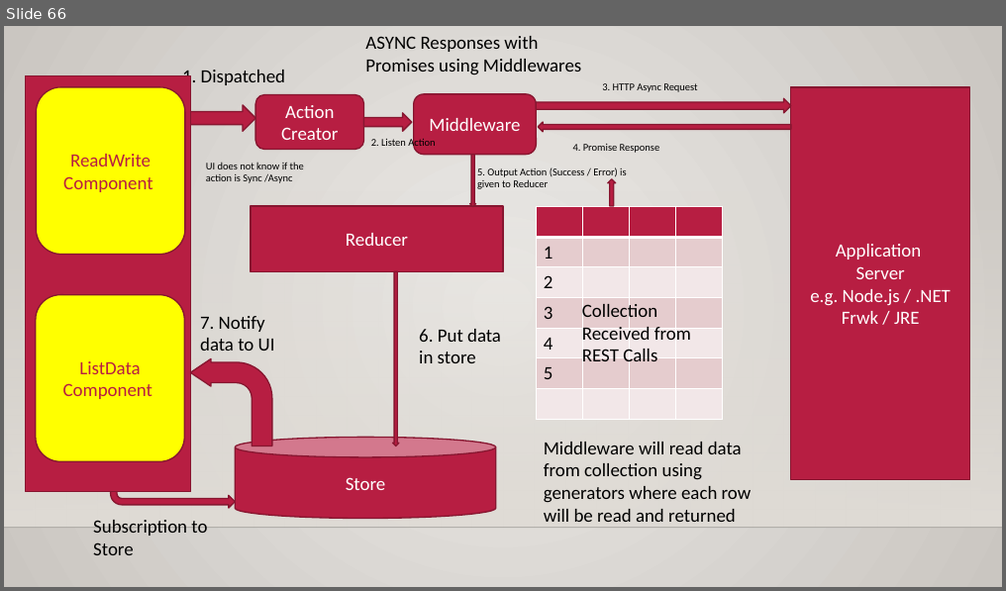
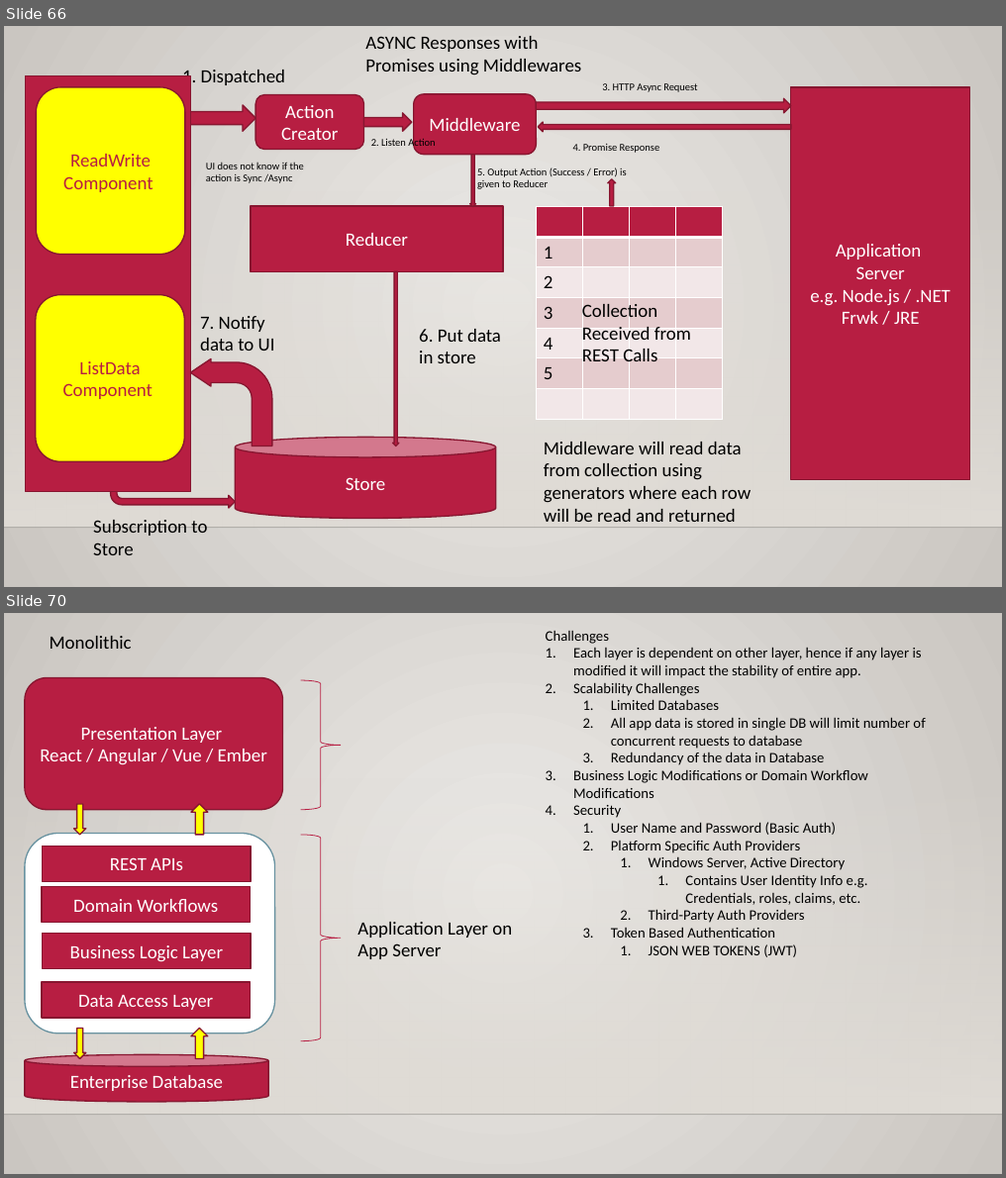
Before and after one commit to maheshsabnis/blazejan2021, a slide deck: Training_Notes_PPTs.pptx. Shown one above the other, each under a label of ours: slide 66 before the commit, slides 66 and 70 after it; the slides between them are not shown. The pictures are 1006x591 and 1006x1178 pixels, drawn with LibreOffice and Linux fonts; fonts in the diff are those of the drawing; background and template pictures are left out. Boxes give left, top, right and bottom in pixels: in the first picture for what was removed or moved away, otherwise in the second. Text is boxed around its words. In the diff, an @@ line names an element or a change of style, - is before the commit and + after.

Commit message:
Security

```diff
--- a/Training_Notes_PPTs.pptx
+++ b/Training_Notes_PPTs.pptx
@@ slide 70 added at (4,613,1002,1174), background gradient #ECEAE7 to #CAC7C1; not listed: 2 template elements that a slide beside it also shows @@
@@ text added at (50,636,132,649), 18 pt, text #000000 @@
+Monolithic
@@ text added at (546,631,925,958), 14 pt, text #000000 @@
+Challenges
+1. Each layer is dependent on other layer, hence if any layer is modified it will impact the stability of entire app.
+2. Scalability Challenges
+  1. Limited Databases
+  2. All app data is stored in single DB will limit number of concurrent requests to database
+  3. Redundancy of the data in Database
+3. Business Logic Modifications or Domain Workflow Modifications
+4. Security
+  1. User Name and Password (Basic Auth)
+  2. Platform Specific Auth Providers
+    1. Windows Server, Active Directory
+      1. Contains User Identity Info e.g. Credentials, roles, claims, etc.
+    2. Third-Party Auth Providers
+  3. Token Based Authentication
+    1. JSON WEB TOKENS (JWT)
@@ rounded rectangle added at (25,678,283,810), fill #B71E42, outline #871631 1.25 pt, 18 pt, text #FFFFFF @@
+Presentation Layer
+React / Angular / Vue / Ember
@@ right brace added at (300,680,341,810), outline #B71E42 0.75 pt @@
@@ down arrow added at (73,804,85,835), fill #FFFF00, outline #871631 1.25 pt @@
@@ up arrow added at (191,804,208,835), fill #FFFF00, outline #871631 1.25 pt @@
@@ rounded rectangle added at (25,833,275,1034), fill #FFFFFF, outline #6892A0 1.25 pt @@
@@ rectangle added at (43,846,251,881), fill #B71E42, outline #871631 1.25 pt, 18 pt, text #FFFFFF @@
+REST APIs
@@ right brace added at (300,835,341,1042), outline #B71E42 0.75 pt @@
@@ rectangle added at (42,887,250,923), fill #B71E42, outline #871631 1.25 pt, 18 pt, text #FFFFFF @@
+Domain Workflows
@@ rectangle added at (43,934,251,969), fill #B71E42, outline #871631 1.25 pt, 18 pt, text #FFFFFF @@
+Business Logic Layer
@@ text added at (357,922,512,959), 18 pt, text #000000 @@
+Application Layer on App Server
@@ rectangle added at (42,982,250,1018), fill #B71E42, outline #871631 1.25 pt, 18 pt, text #FFFFFF @@
+Data Access Layer
@@ cylinder added at (25,1055,269,1102), fill #B71E42, outline #871631 1.25 pt, 18 pt, text #FFFFFF @@
+Enterprise Database
@@ down arrow added at (73,1029,85,1059), fill #FFFF00, outline #871631 1.25 pt @@
@@ up arrow added at (191,1029,208,1059), fill #FFFF00, outline #871631 1.25 pt @@
```
Also in this commit, not shown: 5 other slides added, 27 other files.
